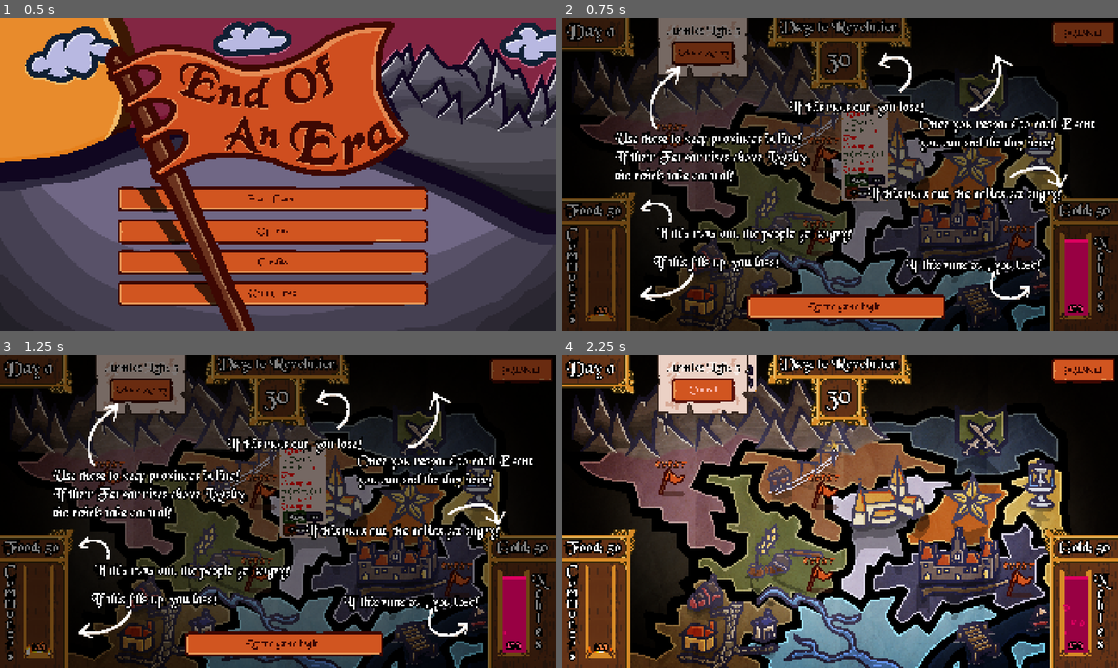
Above: before the commit, frames 1-4 (two rows, left to right).
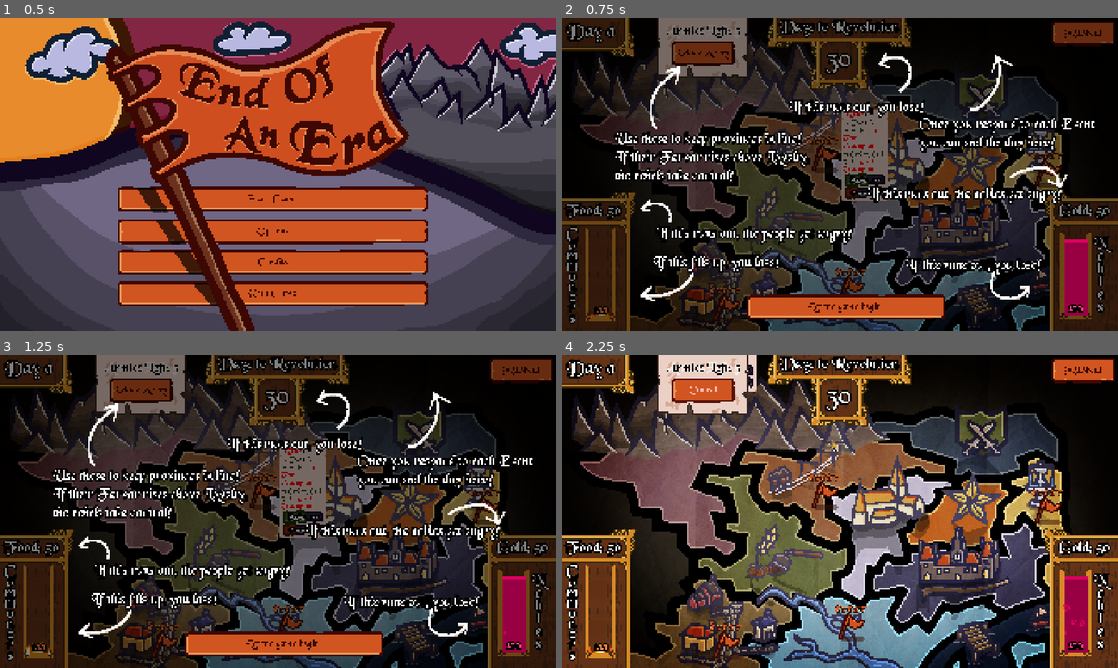
Above: after the commit, the same moments.

Repository: Orangechrisy/gmtk-game-jam-2026
Game: Godot game, scene res://Map/map.tscn
Same seed, same stepped clock (60 frames per second), same inputs: the game is played once before the commit and once after it. Sound files missing from this copy of the repository are replaced by a short silence.
Inputs:
- Up to frame 1 (0.5 s): no input
- Up to frame 2 (0.75 s): click "Start Game" at 0.5 s
- Up to frame 3 (1.25 s): no input
- Up to frame 4 (2.25 s): click "Let the game begin." at 1.25 s; click "Place Army" at 2 s

Frame 1 is identical in both runs. In frame 2, 1.3% of the frame differs, in the area x 16-91%, y 33-98%; in frame 3, 1.3%; in frame 4, 1.8%.

Commit message:
Balance fixes.
- Fixed some provinces never rolling events.
- Changed the point at which provinces start generating negative Common Sentiment (was when Fervor = 1/2 Loyalty, now when Fervor = 2/3 Loyalty).
- Added -1 Noble Favor per turn.
- Increased penalty for running out of Gold.

Diff:
--- a/GameStructure/game_manager.gd
+++ b/GameStructure/game_manager.gd
@@ -96,7 +96,7 @@
 		if province.curr_owner != province.Owner.KING:
 			common_sentiment_change -= 2
 			GameState.change_noble_sentiment(-1)
-		elif province.fervor * 2 >= province.loyalty:
+		elif province.fervor * 3 >= province.loyalty * 2:
 			common_sentiment_change -= 1
 
 		if GameState.get_food() <= 0:
@@ -111,7 +111,9 @@
 			GameState.change_noble_sentiment(-1)
 
 		if GameState.get_gold() <= 0:
-			GameState.change_noble_sentiment(-1)
+			GameState.change_noble_sentiment(-5)
+
+	GameState.change_noble_sentiment(-1)
 
 ## reduce_days_to_revolution: Calculates number of days to lose, then updates
 ## Variables: NONE (for now)
@@ -152,7 +154,7 @@
 ## if not enough events, roll again
 func roll_events() -> void:
 	var owned_provinces: Array[Province] = GameState.provinces.filter(func(province): return province.curr_owner == Province.Owner.KING)
-	owned_provinces.sort_custom(func(a, b): return a.fervor > b.fervor)
+	owned_provinces.shuffle()
 	var num_events: int = min(owned_provinces.size(), randi_range(3, 5))
 	while num_events > 0:
 		for province in owned_provinces:
